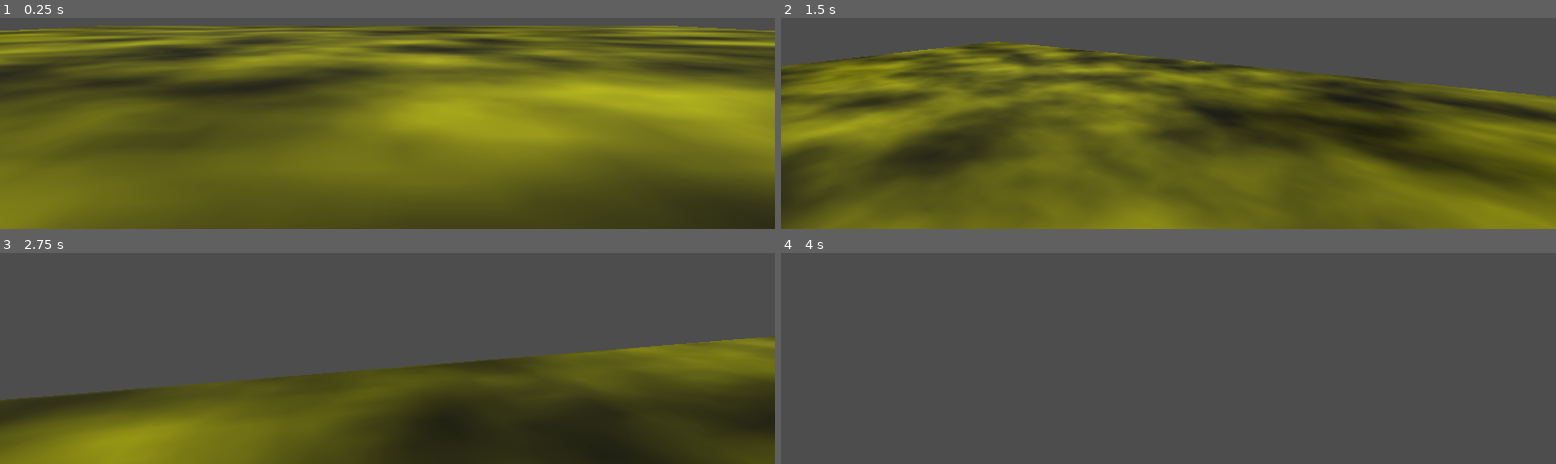
Above: before the commit, frames 1-4 (two rows, left to right).
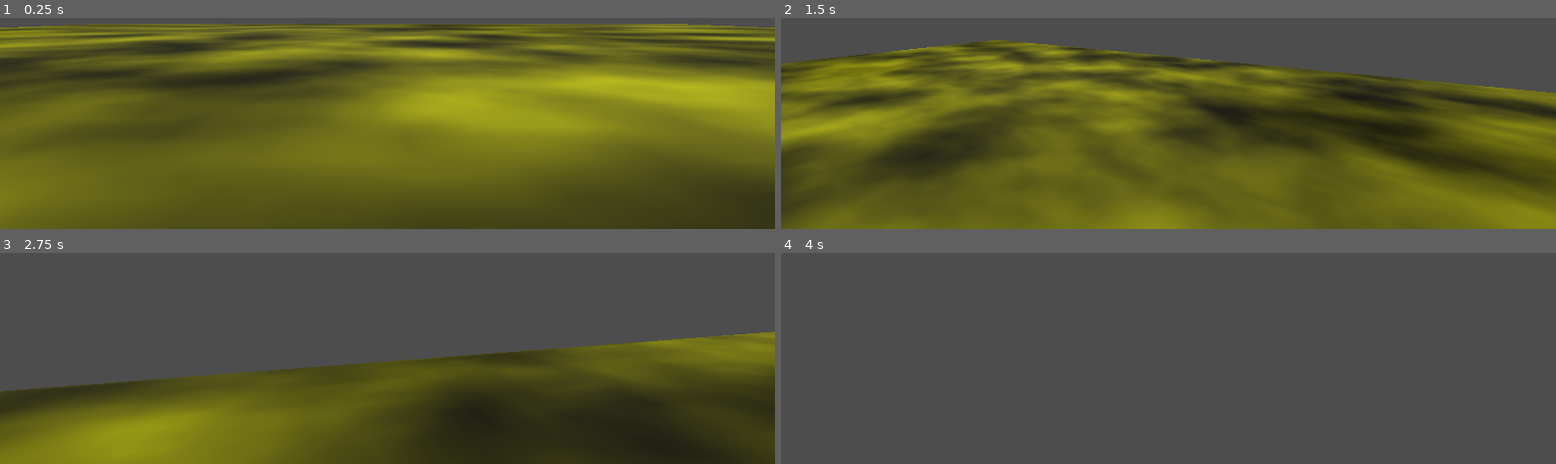
Above: after the commit, the same moments.

Repository: bsu-cs315/P3-Weaver
Game: Godot game, scene res://world/world.tscn
The game is run twice, just before and just after one commit, with the same random seed, the same clock (stepped at 60 frames per second) and the same inputs.
Inputs (mouse positions are in pixels of both pictures, inside the frame that each line leads up to):
- Up to frame 1 (0.25 s): no input
- Up to frame 2 (1.5 s): tap Enter at 0.5 s; move the mouse to (outside the picture) at 0.52 s; hold W (move_forward) from 0.53 s (still down); click (outside the picture) at 0.6 s; tap Space (jump) at 0.77 s; move the mouse to (outside the picture) at 1.27 s; click (outside the picture) at 1.35 s
- Up to frame 3 (2.75 s): keep holding W (move_forward); tap Space (jump) at 1.52 s; move the mouse to (outside the picture) at 2.02 s; click (outside the picture) at 2.1 s
- Up to frame 4 (4 s): keep holding W (move_forward); move the mouse to (1160, 253) at 2.77 s; click (1160, 253) at 2.85 s; tap Space (jump) at 3.02, 3.5, 3.77 s; move the mouse to (outside the picture) at 3.52 s; click (outside the picture) at 3.6 s

The runs differ from the first frame. In frame 1, 16% of the frame differs, in the area x 0-100%, y 2-99%; in frame 2, 4.5%; in frame 3, 3.7%; in frame 4, nothing differs.

Commit message:
Add primitive launcher

Diff:
--- /dev/null
+++ b/birds/bird.gd
@@ -0,0 +1 @@
+class_name bird extends RigidBody3D
--- /dev/null
+++ b/birds/bird.tscn
@@ -0,0 +1,23 @@
+[gd_scene load_steps=6 format=3 uid="uid://ddexyktja3gt1"]
+
+[ext_resource type="Script" path="res://birds/bird.gd" id="1_gds3f"]
+
+[sub_resource type="SphereShape3D" id="SphereShape3D_me16r"]
+
+[sub_resource type="NoiseTexture2D" id="NoiseTexture2D_s84n4"]
+
+[sub_resource type="StandardMaterial3D" id="StandardMaterial3D_1h12u"]
+albedo_color = Color(0.65098, 0.0901961, 0.431373, 1)
+albedo_texture = SubResource("NoiseTexture2D_s84n4")
+
+[sub_resource type="SphereMesh" id="SphereMesh_uowwx"]
+material = SubResource("StandardMaterial3D_1h12u")
+
+[node name="bird" type="RigidBody3D"]
+script = ExtResource("1_gds3f")
+
+[node name="CollisionShape3D" type="CollisionShape3D" parent="."]
+shape = SubResource("SphereShape3D_me16r")
+
+[node name="MeshInstance3D" type="MeshInstance3D" parent="."]
+mesh = SubResource("SphereMesh_uowwx")
--- /dev/null
+++ b/launcher/launcher.gd
@@ -0,0 +1,26 @@
+extends Node3D
+
+var bird : bird
+
+@export var force := Vector3(-2,0,0)
+
+# Called when the node enters the scene tree for the first time.
+func _ready():
+
+	_make_new_bird()
+
+
+# Called every frame. 'delta' is the elapsed time since the previous frame.
+func _process(_delta:float):
+	if Input.is_action_just_pressed("launch"):
+
+		bird.apply_impulse(force)
+		_make_new_bird()
+
+
+
+
+func _make_new_bird():
+
+	bird = preload("res://birds/bird.tscn").instantiate()
+	call_deferred("add_child", bird)
--- /dev/null
+++ b/launcher/launcher.tscn
@@ -0,0 +1,31 @@
+[gd_scene load_steps=7 format=3 uid="uid://dga1ufewfdnqq"]
+
+[ext_resource type="Script" path="res://launcher/launcher.gd" id="1_fr4qk"]
+
+[sub_resource type="FastNoiseLite" id="FastNoiseLite_15sym"]
+
+[sub_resource type="NoiseTexture2D" id="NoiseTexture2D_ym34w"]
+noise = SubResource("FastNoiseLite_15sym")
+
+[sub_resource type="StandardMaterial3D" id="StandardMaterial3D_bgfgf"]
+albedo_color = Color(0, 0.537255, 0.435294, 1)
+albedo_texture = SubResource("NoiseTexture2D_ym34w")
+
+[sub_resource type="CapsuleMesh" id="CapsuleMesh_7cot1"]
+material = SubResource("StandardMaterial3D_bgfgf")
+radius = 0.125
+height = 1.0
+
+[sub_resource type="CapsuleShape3D" id="CapsuleShape3D_8e1el"]
+radius = 0.125
+height = 1.0
+
+[node name="launcher" type="StaticBody3D"]
+script = ExtResource("1_fr4qk")
+force = Vector3(0, 0, 200)
+
+[node name="launcher_mesh" type="MeshInstance3D" parent="."]
+mesh = SubResource("CapsuleMesh_7cot1")
+
+[node name="launcher_collision" type="CollisionShape3D" parent="."]
+shape = SubResource("CapsuleShape3D_8e1el")
--- a/player_body/player_body.tscn
+++ b/player_body/player_body.tscn
@@ -1,6 +1,7 @@
-[gd_scene load_steps=8 format=3 uid="uid://d3bbricurnrc4"]
+[gd_scene load_steps=9 format=3 uid="uid://d3bbricurnrc4"]
 
 [ext_resource type="Script" path="res://player_body/player_body.gd" id="1_4mmuv"]
+[ext_resource type="PackedScene" uid="uid://dga1ufewfdnqq" path="res://launcher/launcher.tscn" id="2_7wjhc"]
 
 [sub_resource type="CapsuleShape3D" id="CapsuleShape3D_cgynr"]
 
@@ -35,9 +36,12 @@
 mesh = SubResource("CapsuleMesh_yd4s6")
 
 [node name="camera_controller" type="Node3D" parent="."]
-transform = Transform3D(1, 0, 0, 0, 1, 0, 0, 0, 1, 0, 1.5, 0)
+transform = Transform3D(1, 0, 0, 0, 1, 0, 0, 0, 1, 0, 1.1, -0.5)
 
 [node name="camera" type="Camera3D" parent="camera_controller"]
 
 [node name="reflection_probe" type="ReflectionProbe" parent="camera_controller/camera"]
 update_mode = 1
+
+[node name="launcher" parent="." instance=ExtResource("2_7wjhc")]
+transform = Transform3D(1, 0, 0, 0, 1, 0, 0, 0, 1, 0.811062, 0, 0)
